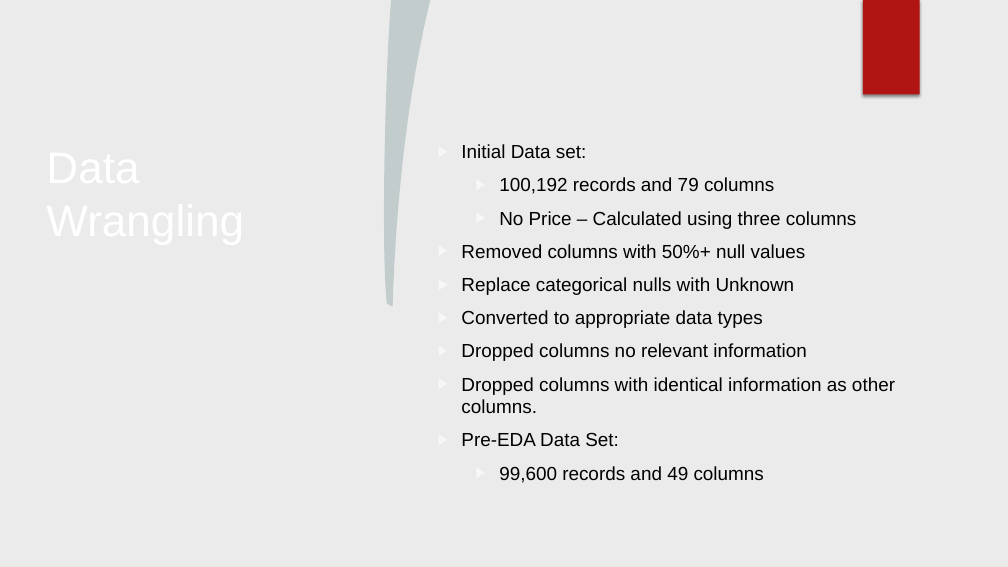
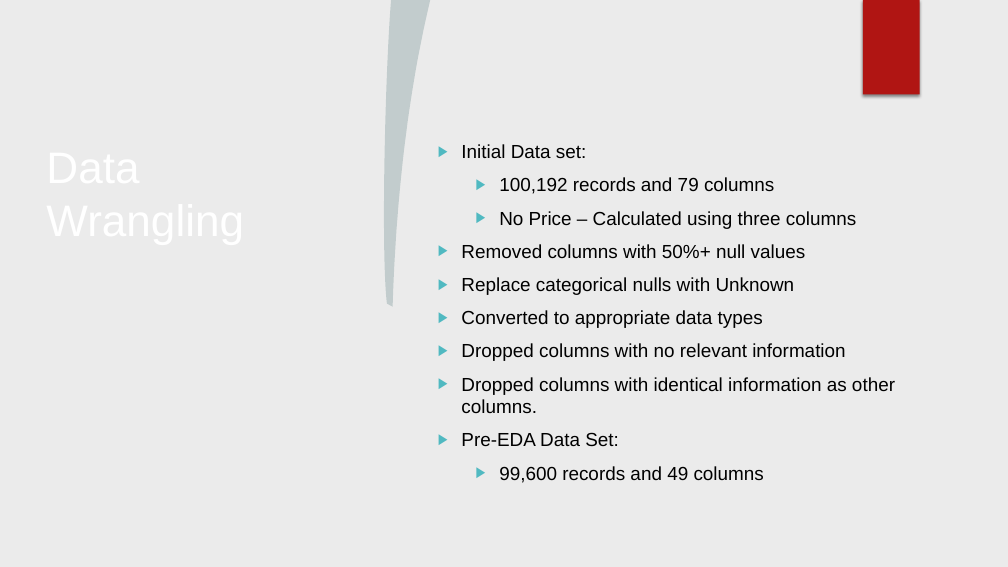
Before and after one commit to georgetown-analytics/Booksville, a slide deck: slide 10 of presentation/Booksville Presentation.pptx. Drawn at 1008x567 pixels with LibreOffice and Linux fonts; fonts in the diff are those of the drawing; background and template pictures are left out. Boxes give left, top, right and bottom in pixels: in the first picture for what was removed or moved away, otherwise in the second. Text is boxed around its words. In the diff, an @@ line names an element or a change of style, - is before the commit and + after.

```diff
--- a/presentation/Booksville Presentation.pptx
+++ b/presentation/Booksville Presentation.pptx
@@ text at bbox=[461, 144, 895, 483]: bullet colour #F7F7F7 to #50B9C1 @@
@@ text at bbox=[461, 343, 845, 361]: text changed @@
-  ▶ Dropped columns no relevant information
+  ▶ Dropped columns with no relevant information
```
Also in this commit, not shown: 4 other slides changed, 5 slides added, 4 slides removed.
